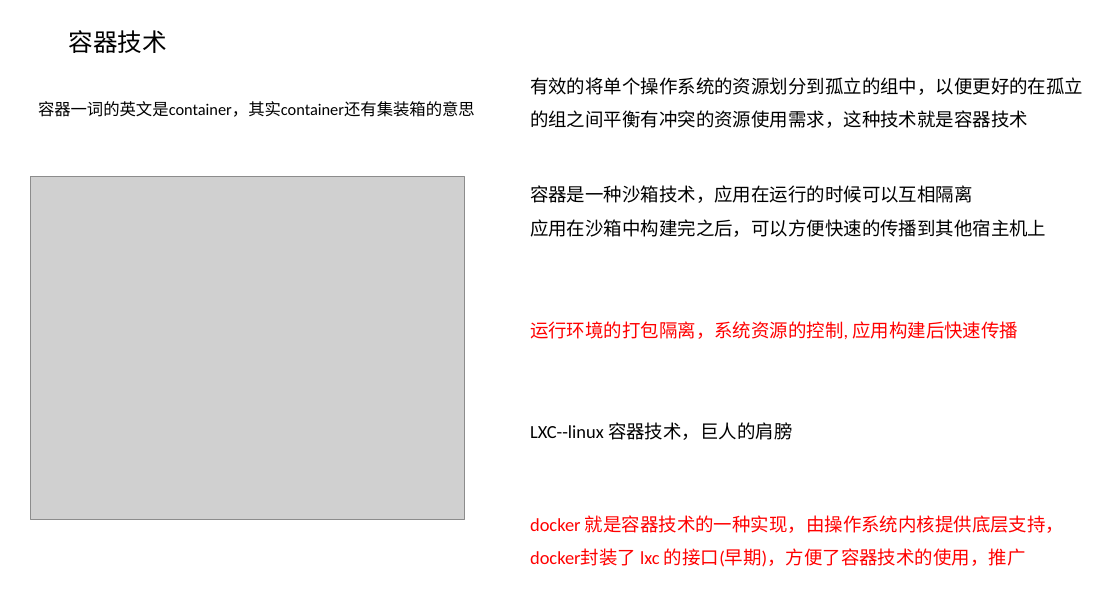
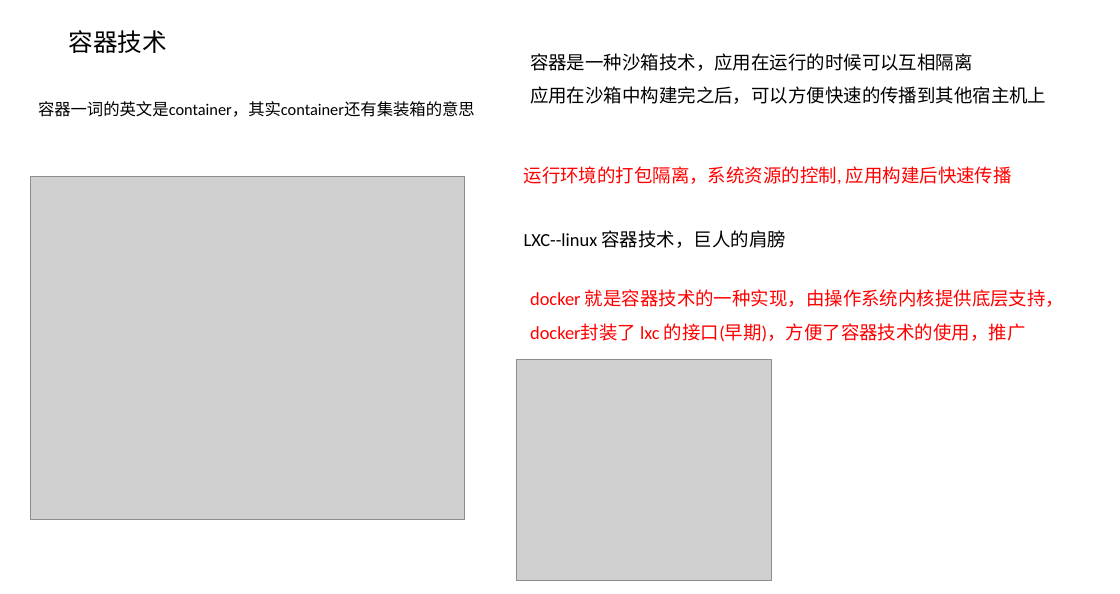
Before and after one commit to caesar-empereur/read-book, a slide deck: slide 4 of share/docker-k8s分享.pptx (slide 3 before the commit). Drawn at 1120x594 pixels with LibreOffice and Linux fonts; fonts in the diff are those of the drawing; grey boxes stand for pictures. Boxes give left, top, right and bottom in pixels: in the first picture for what was removed or moved away, otherwise in the second. Text is boxed around its words. In the diff, an @@ line names an element or a change of style, - is before the commit and + after.

Commit message:
技术分享

```diff
--- a/share/docker-k8s分享.pptx
+++ b/share/docker-k8s分享.pptx
@@ text "容器是一种沙箱技术，应用在运行的时候可以互相隔离" moved from (x1=530, y1=185, x2=1046, y2=237) to (x1=530, y1=53, x2=1046, y2=104) @@
@@ text removed at (x1=530, y1=77, x2=1083, y2=128) @@
-有效的将单个操作系统的资源划分到孤立的组中，以便更好的在孤立
-的组之间平衡有冲突的资源使用需求，这种技术就是容器技术
@@ text "运行环境的打包隔离，系统资源的控制, 应用构建后快速传播" moved from (x1=530, y1=321, x2=1018, y2=339) to (x1=524, y1=166, x2=1012, y2=184) @@
@@ text "LXC--linux 容器技术，巨人的肩膀" moved from (x1=530, y1=422, x2=792, y2=440) to (x1=524, y1=230, x2=786, y2=248) @@
@@ text "docker 就是容器技术的一种实现，由操作系统内核提供底层支持，" moved from (x1=530, y1=515, x2=1064, y2=567) to (x1=530, y1=289, x2=1064, y2=342) @@
@@ picture added at (x1=516, y1=359, x2=772, y2=580) @@
```
Also in this commit, not shown: 2 other slides changed, 3 slides added, 1 slide removed.
